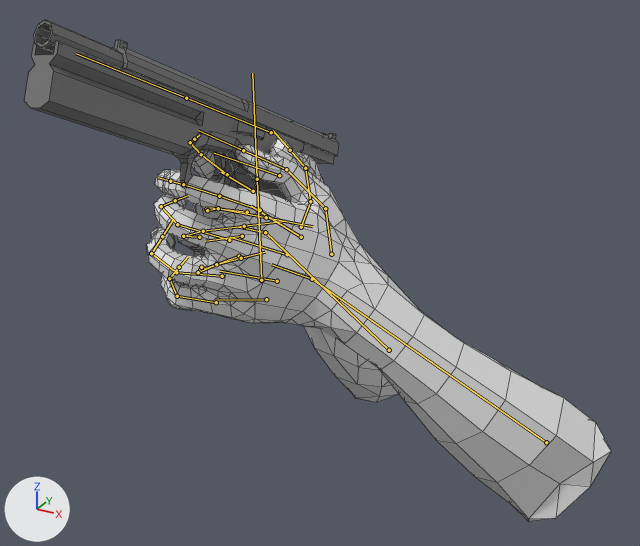
A saved change to the FBX model CrimsonShooter/Assets/Models/Characters/Player/arms.fbx.
One viewpoint serves both versions: a 50 mm lens placed at (0.187, -0.97, 0.176), pointed at (-0.171, -0.319, -0.15). The lights are fixed; the arrows at lower left show +X, +Y and +Z. Both versions are drawn at frame 1 of the action 'Rig|Fire'; the numbers are the values there. The bones that bend it are drawn over the model as lines. Mesh edges are drawn as thin lines.

The first picture shows 'Arms', 'Gun'.
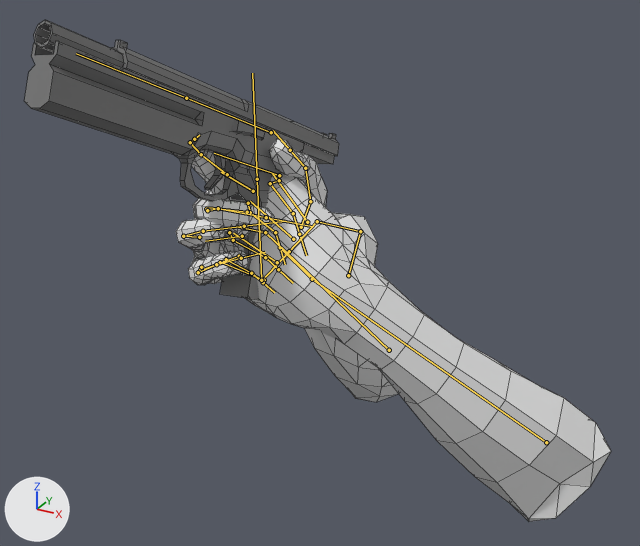
Boxes (x1, y1, x2, y2) around the edits, measured in the pictures (640 x 546 px):
'Arms', posed (6% narrower)
    before: (147, 139, 611, 521)
    after: (176, 139, 611, 521)
bone 'hand.L', root to tip
    before: (312, 279) to (271, 264)
    after: (312, 279) to (279, 246)
bone 'f_index.01.L', root to tip
    before: (260, 210) to (219, 196)
    after: (279, 180) to (270, 183)
bone 'f_index.02.L', root to tip
    before: (219, 196) to (183, 184)
    after: (270, 183) to (293, 213)
bone 'f_index.03.L', root to tip
    before: (183, 184) to (170, 181)
    after: (293, 213) to (299, 234)
bone 'thumb.01.L', root to tip
    before: (331, 254) to (325, 208)
    after: (348, 275) to (360, 231)
bone 'thumb.02.L', root to tip
    before: (325, 208) to (286, 169)
    after: (360, 231) to (317, 221)
bone 'thumb.03.L', root to tip
    before: (286, 169) to (243, 150)
    after: (317, 221) to (289, 251)
bone 'f_middle.01.L', root to tip
    before: (229, 240) to (177, 224)
    after: (248, 203) to (250, 212)
bone 'f_middle.02.L', root to tip
    before: (177, 224) to (161, 206)
    after: (250, 212) to (275, 232)
bone 'f_middle.03.L', root to tip
    before: (161, 206) to (175, 200)
    after: (275, 232) to (280, 247)
bone 'f_ring.01.L', root to tip
    before: (222, 276) to (176, 272)
    after: (229, 232) to (233, 240)
bone 'f_ring.02.L', root to tip
    before: (176, 272) to (151, 253)
    after: (233, 240) to (265, 257)
bone 'f_ring.03.L', root to tip
    before: (151, 253) to (162, 236)
    after: (265, 257) to (278, 269)
bone 'f_pinky.01.L', root to tip
    before: (216, 302) to (177, 296)
    after: (220, 262) to (226, 259)
bone 'f_pinky.02.L', root to tip
    before: (177, 296) to (169, 278)
    after: (226, 259) to (251, 273)

The change in detail:
Bone 'hand.L' (bone_hand_l) turns from (-12, -11, 26) to (2, -11, -23) degrees about its own x, y and z.
Bone 'f_index.01.L' (bone_f_index_01_l) turns from (-5, 1, -7) to (56, 18, -31) degrees about its own x, y and z.
Bone 'f_index.02.L' (bone_f_index_02_l) turns from (30, 5, -17) to (56, 17, -25) degrees about its own x, y and z.
Bone 'f_index.03.L' (bone_f_index_03_l) turns from (23, 3, -12) to (34, 26, -33) degrees about its own x, y and z.
Bone 'thumb.01.L' (bone_thumb_01_l) turns from (-2, 2, -11) to (1, -9, -5) degrees about its own x, y and z.
Bone 'thumb.02.L' (bone_thumb_02_l) turns from (12, 0, -14) to (55, 3, -30) degrees about its own x, y and z.
Bone 'thumb.03.L' (bone_thumb_03_l) turns from (26, 15, -14) to (58, 21, -23) degrees about its own x, y and z.
Bone 'f_middle.01.L' (bone_f_middle_01_l) turns from (9, 4, -4) to (65, 24, -21) degrees about its own x, y and z.
Bone 'f_middle.02.L' (bone_f_middle_02_l) turns from (42, 4, -7) to (75, 17, -11) degrees about its own x, y and z.
Bone 'f_middle.03.L' (bone_f_middle_03_l) turns from (38, 4, -7) to (49, 12, -14) degrees about its own x, y and z.
Bone 'f_ring.01.L' (bone_f_ring_01_l) turns from (-6, 0, 2) to (58, 19, -31) degrees about its own x, y and z.
Bone 'f_ring.02.L' (bone_f_ring_02_l) turns from (48, 9, -11) to (73, 27, -2) degrees about its own x, y and z.
Bone 'f_ring.03.L' (bone_f_ring_03_l) turns from (35, 1, -2) to (45, -1, -10) degrees about its own x, y and z.
Bone 'f_pinky.01.L' (bone_f_pinky_01_l) turns from (11, 1, -5) to (58, 15, -21) degrees about its own x, y and z.
Bone 'f_pinky.02.L' (bone_f_pinky_02_l) turns from (52, 12, -16) to (90, 25, -17) degrees about its own x, y and z.
